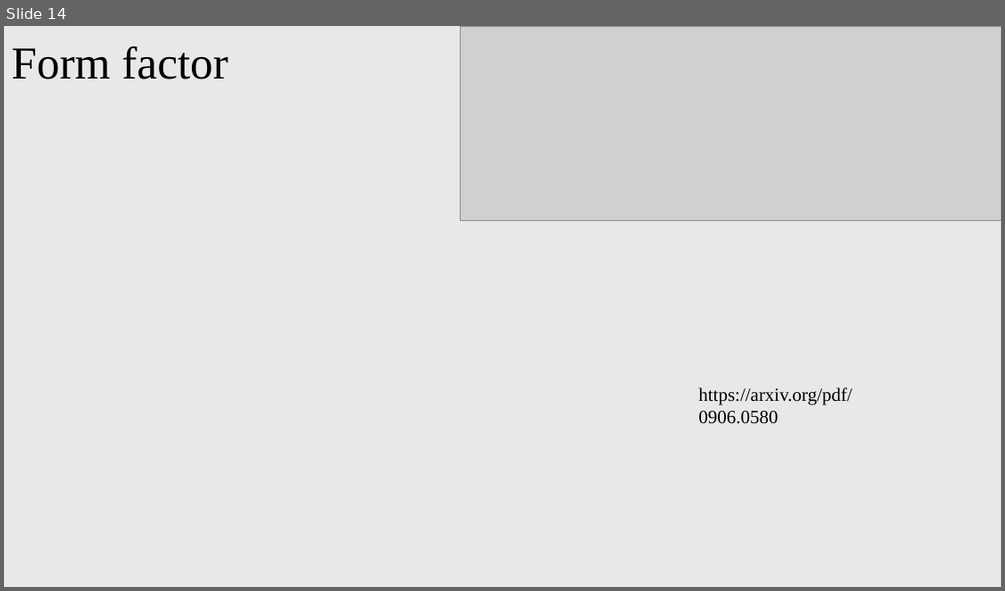
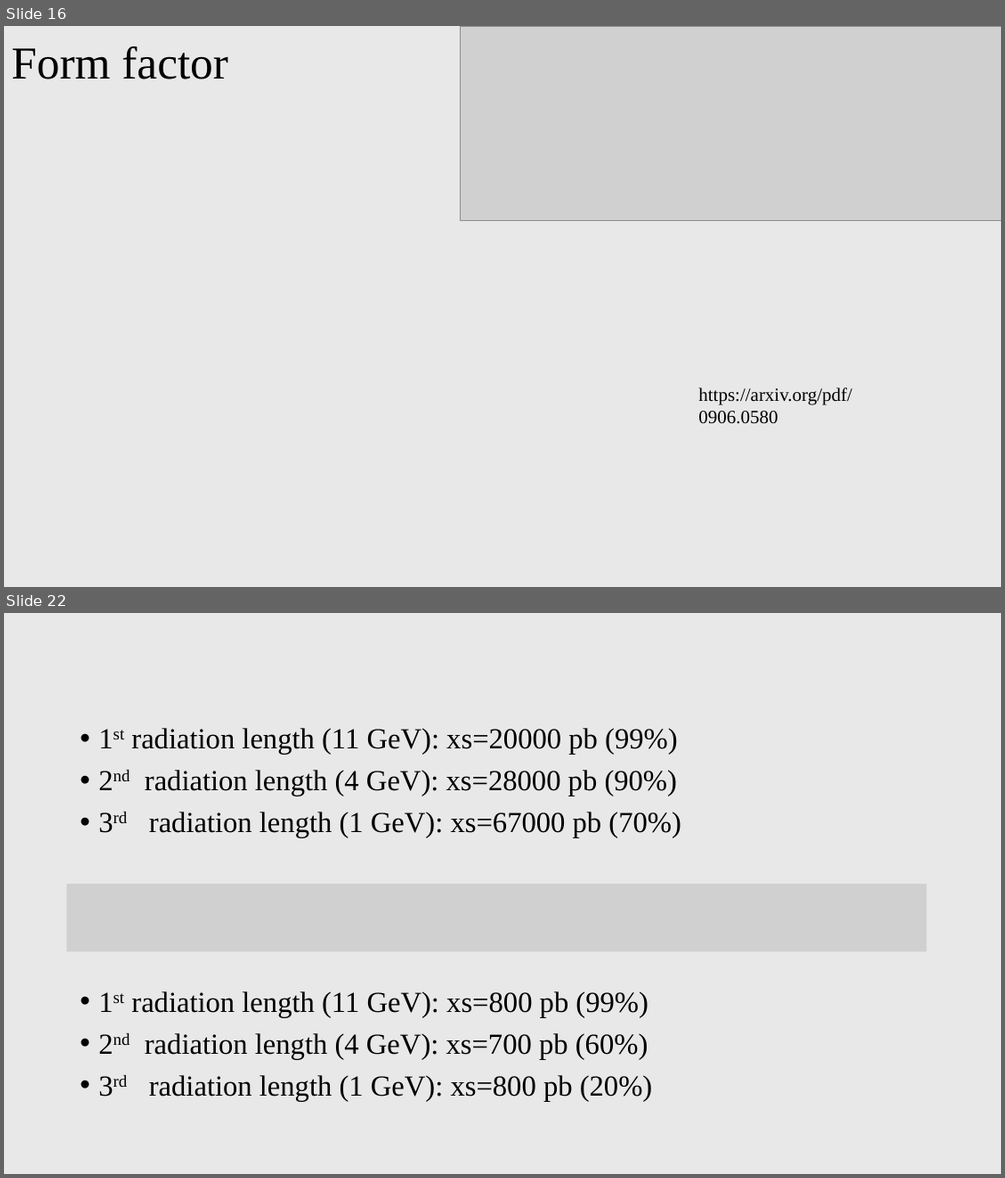
Before and after one commit to PeiranLi001/mCP_BDX, a slide deck: presentation/mCP_BDX.pptx. Shown one above the other, each under a label of ours: slide 14 before the commit, slides 16 and 22 after it; the slides between them are not shown. The pictures are 1005x591 and 1005x1178 pixels, drawn with LibreOffice and Linux fonts; fonts in the diff are those of the drawing; grey boxes stand for pictures. Boxes give left, top, right and bottom in pixels: in the first picture for what was removed or moved away, otherwise in the second. Text is boxed around its words. In the diff, an @@ line names an element or a change of style, - is before the commit and + after.

```diff
--- a/presentation/mCP_BDX.pptx
+++ b/presentation/mCP_BDX.pptx
@@ slide 22 added at [4, 613, 1001, 1174], background #E8E8E8 @@
@@ text added at [131, 728, 681, 838], 28 pt, text #000000 @@
+• 1st radiation length (11 GeV): xs=20000 pb (99%)
+• 2nd radiation length (4 GeV): xs=28000 pb (90%)
+• 3rd radiation length (1 GeV): xs=67000 pb (70%)
@@ picture added at [67, 884, 927, 952] @@
@@ text added at [131, 991, 653, 1101], 28 pt, text #000000 @@
+• 1st radiation length (11 GeV): xs=800 pb (99%)
+• 2nd radiation length (4 GeV): xs=700 pb (60%)
+• 3rd radiation length (1 GeV): xs=800 pb (20%)
@@ what was slide 14 is now slide 16 @@
```
Also in this commit, not shown: 4 slides changed, 13 other slides added, 5 other files.
